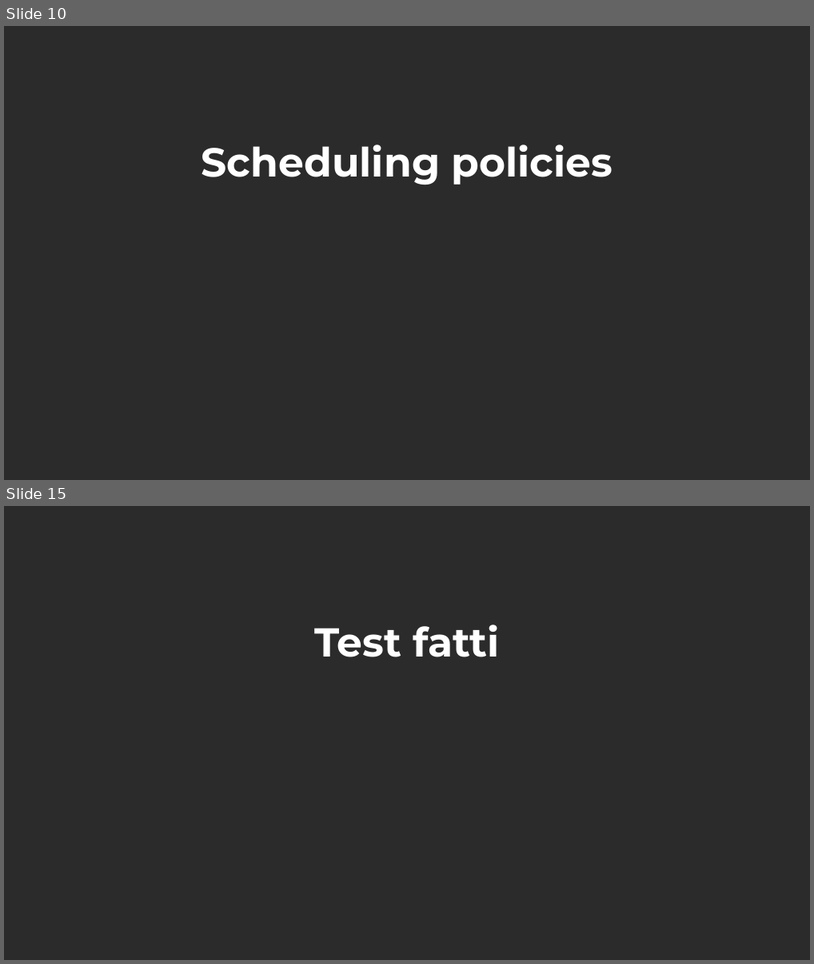
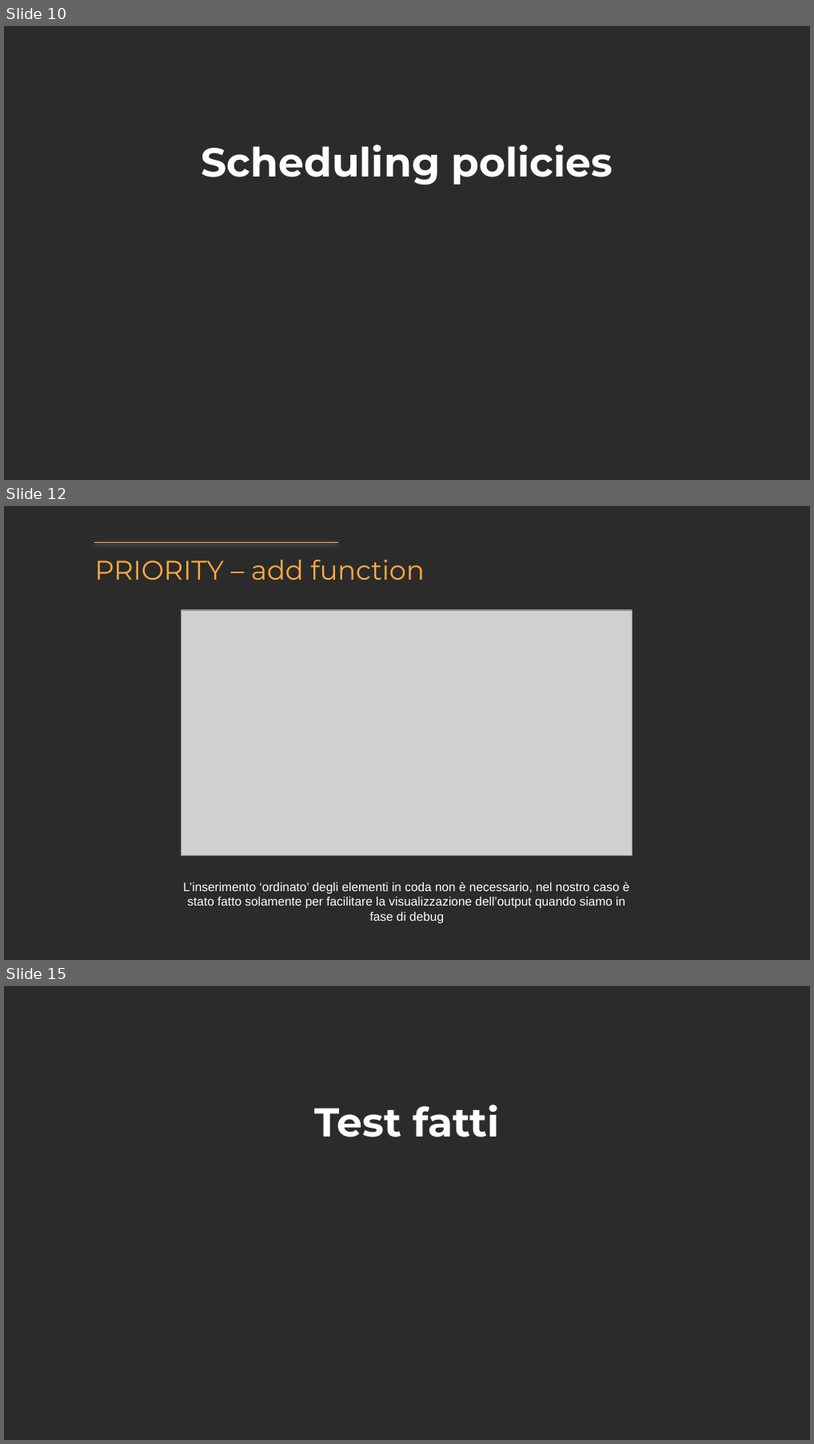
Before and after one commit to StJayy/RTESproject, a slide deck: presentation.pptx. Shown one above the other, each under a label of ours: slides 10 and 15 before the commit, slides 10, 12 and 15 after it; the slides between them are not shown. The pictures are 814x964 and 814x1444 pixels, drawn with LibreOffice and Linux fonts; fonts in the diff are those of the drawing; grey boxes stand for pictures; background and template pictures are left out; a plain dark background stands for a picture behind light text. Boxes give left, top, right and bottom in pixels: in the first picture for what was removed or moved away, otherwise in the second. Text is boxed around its words. In the diff, an @@ line names an element or a change of style, - is before the commit and + after.

```diff
--- a/presentation.pptx
+++ b/presentation.pptx
@@ slide 12 added at bbox=[4, 506, 810, 960], background picture (left out) @@
@@ line added from (94, 542) to (338, 542), #FFAB40 0.75 pt @@
@@ title added at bbox=[95, 560, 424, 580], 24 pt, text #FFAB40 @@
+PRIORITY – add function
@@ picture added at bbox=[182, 610, 633, 856] @@
@@ text added at bbox=[183, 881, 630, 923], 11 pt, text #FFFFFF @@
+L’inserimento ‘ordinato’ degli elementi in coda non è necessario, nel nostro caso è stato fatto solamente per facilitare la visualizzazione dell’output quando siamo in fase di debug
```
Also in this commit, not shown: 9 slides changed, 3 other slides added, 3 slides removed, 58 other files.
